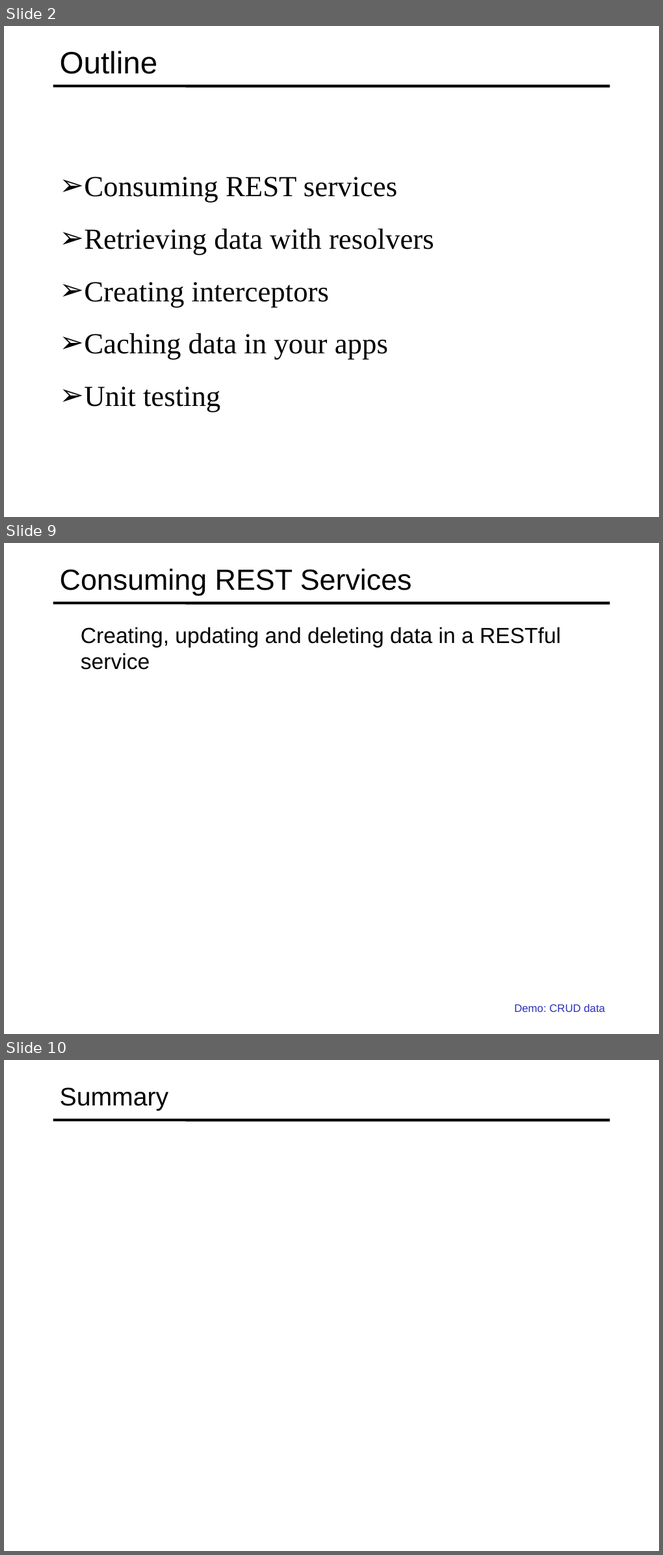
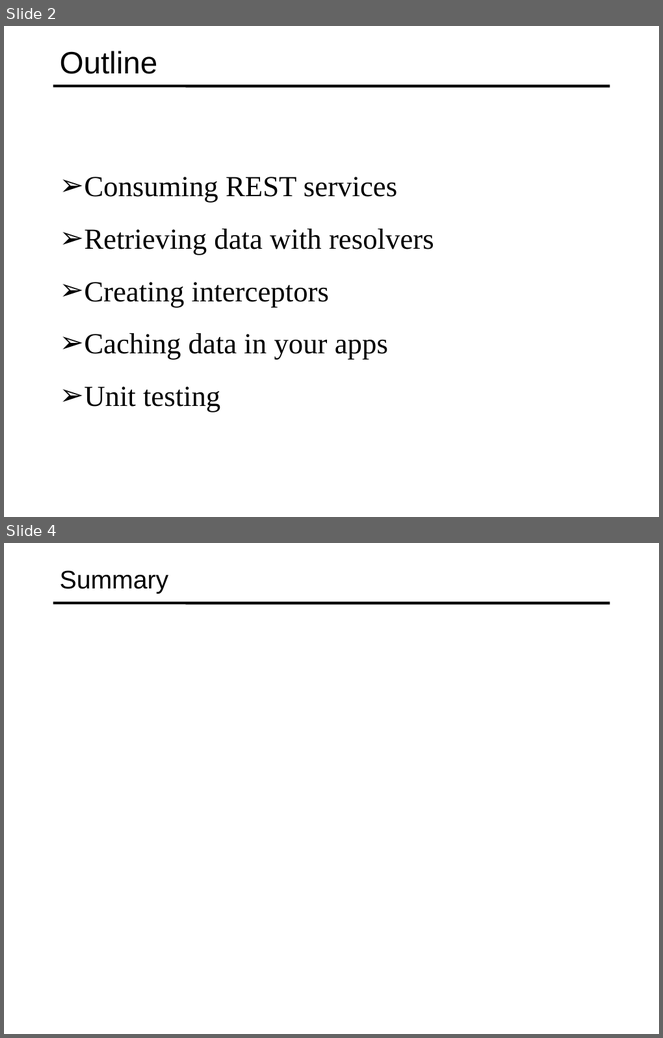
Before and after one commit to specter01wj/Jago_Link_Training, a slide deck: Angular/Angular12/Deep Dive/Angular HTTP Communication/2_Advanced HTTP Requests and Error Handling/L2_Advanced HTTP Requests and Error Handling.ppt. Shown one above the other, each under a label of ours: slides 2, 9 and 10 before the commit, slides 2 and 4 after it; the slides between them are not shown. The pictures are 663x1555 and 663x1038 pixels, drawn with LibreOffice and Linux fonts; fonts in the diff are those of the drawing. Boxes give left, top, right and bottom in pixels: in the first picture for what was removed or moved away, otherwise in the second. Text is boxed around its words. In the diff, an @@ line names an element or a change of style, - is before the commit and + after.

```diff
--- a/Angular/Angular12/Deep Dive/Angular HTTP Communication/2_Advanced HTTP Requests and Error Handling/L2_Advanced HTTP Requests and Error Handling.ppt
+++ b/Angular/Angular12/Deep Dive/Angular HTTP Communication/2_Advanced HTTP Requests and Error Handling/L2_Advanced HTTP Requests and Error Handling.ppt
@@ slide 9 removed at [4,543,659,1034], background #FFFFFF; not listed: 1 template element that a slide beside it also shows @@
@@ title removed at [60,568,412,596] @@
-Consuming REST Services
@@ text removed at [81,627,561,670] @@
-  Creating, updating and deleting data in a RESTful service
@@ text removed at [514,1005,605,1012] @@
-  Demo: CRUD data
@@ what was slide 10 is now slide 4 @@
```
Also in this commit, not shown: 1 slide changed, 1 slide added, 6 other slides removed, 1 other file.
